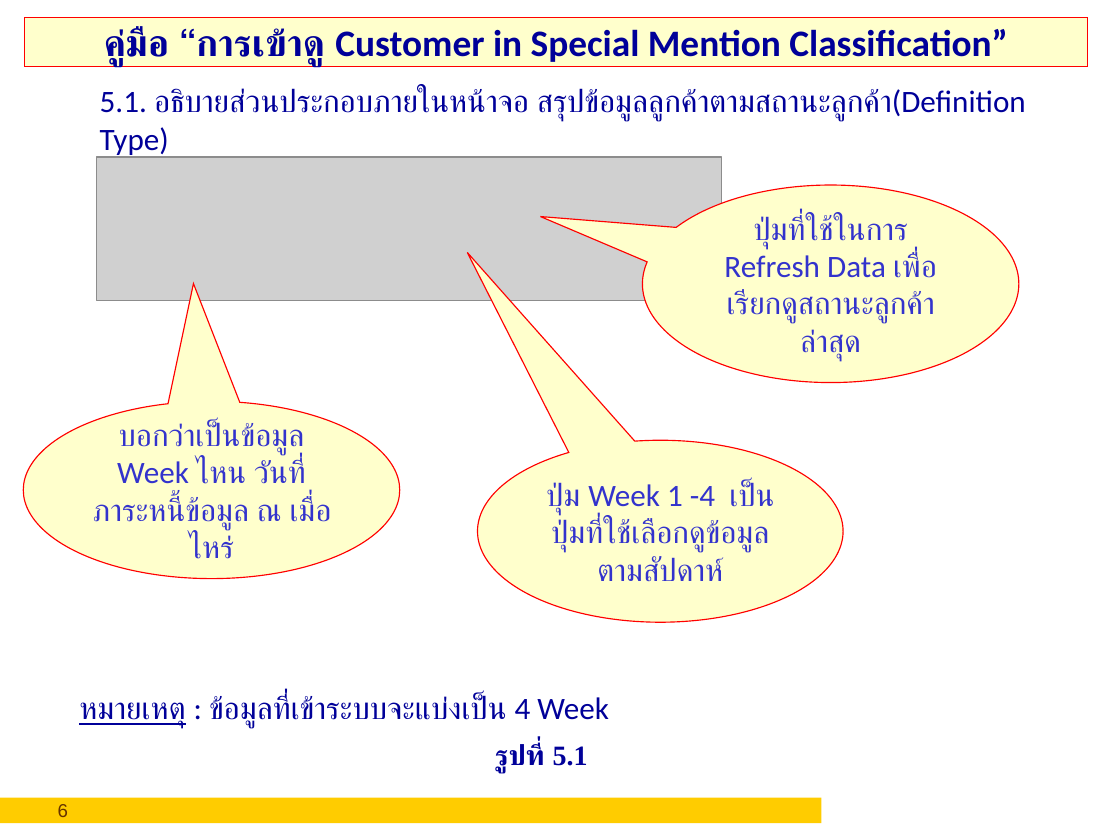
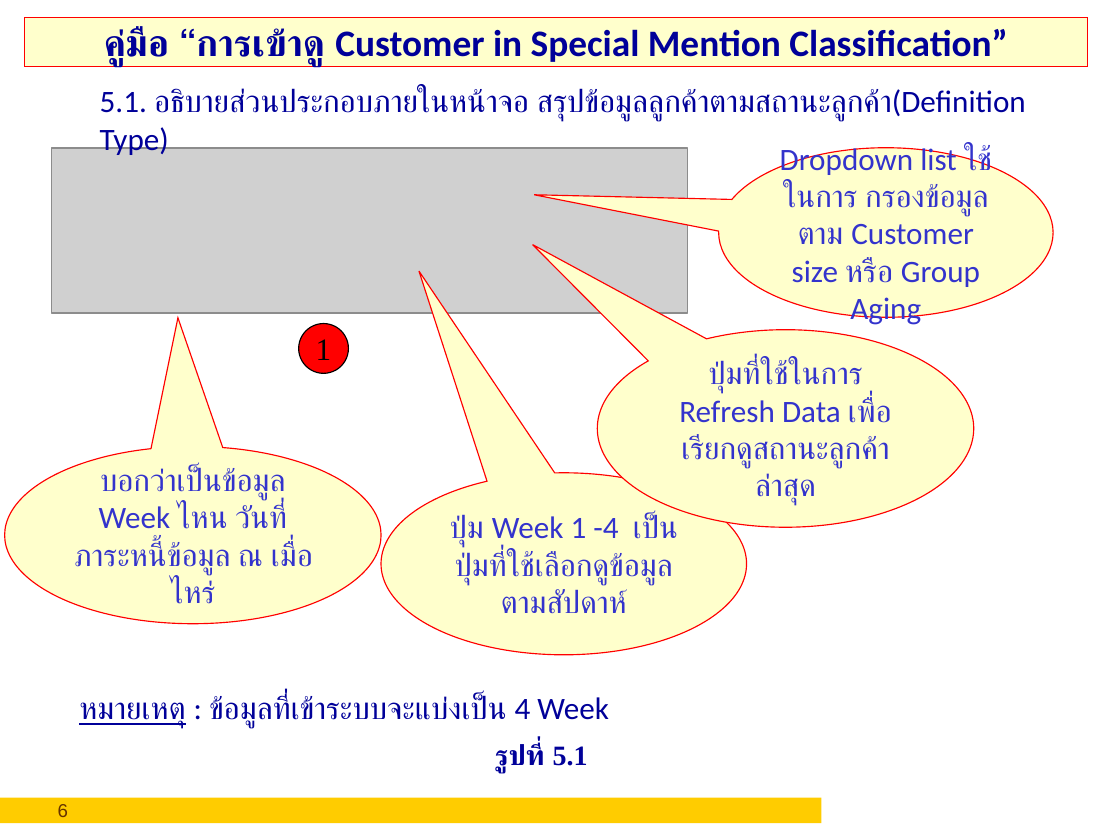
Before and after one commit to asynchronos/Special_Mention_SVN_MIGRATE, a slide deck: slide 6 of Downloads/คู่มือวิธีการกรอกSpecialMention.ppt. Drawn at 1120x840 pixels with LibreOffice and Linux fonts; fonts in the diff are those of the drawing; grey boxes stand for pictures; background and template pictures are left out. Boxes give left, top, right and bottom in pixels: in the first picture for what was removed or moved away, otherwise in the second. Text is boxed around its words. In the diff, an @@ line names an element or a change of style, - is before the commit and + after.

```diff
--- a/Downloads/คู่มือวิธีการกรอกSpecialMention.ppt
+++ b/Downloads/คู่มือวิธีการกรอกSpecialMention.ppt
@@ picture: place and size @@
-picture at bbox=[96, 157, 721, 300]
+picture at bbox=[52, 148, 688, 312]
@@ speech bubble added at bbox=[719, 148, 1054, 317], fill #FFFFCC, outline #FF0000 0.74 pt, 20 pt, text #3333CC @@
+Dropdown list ใช้ในการ กรองข้อมูล ตาม Customer size หรือ Group Aging
@@ ellipse added at bbox=[299, 324, 348, 373], fill #FF0000, outline #000000 0.74 pt, 20 pt, text #000000 @@
+1
@@ proportions changed in 3 elements at bbox=[4, 447, 381, 624], bbox=[381, 473, 746, 655], bbox=[597, 329, 973, 526] @@
@@ speech bubble "ปุ่มที่ใช้ในการ Refresh Data เพื่อเรียกดูสถานะลูกค้าล่าสุด": place and size @@
-speech bubble "ปุ่มที่ใช้ในการ Refresh Data เพื่อเรียกดูสถานะลูกค้าล่าสุด" at bbox=[643, 185, 1019, 382]
+speech bubble "ปุ่มที่ใช้ในการ Refresh Data เพื่อเรียกดูสถานะลูกค้าล่าสุด" at bbox=[597, 329, 973, 526]
@@ speech bubble "บอกว่าเป็นข้อมูล Week ไหน วันที่ภาระหนี้ข้อมูล ณ ...": place and size @@
-speech bubble "บอกว่าเป็นข้อมูล Week ไหน วันที่ภาระหนี้ข้อมูล ณ ..." at bbox=[24, 401, 400, 578]
+speech bubble "บอกว่าเป็นข้อมูล Week ไหน วันที่ภาระหนี้ข้อมูล ณ ..." at bbox=[4, 447, 381, 624]
@@ speech bubble "ปุ่ม Week 1 -4 เป็นปุ่มที่ใช้เลือกดูข้อมูลตามสัปดาห์": place and size @@
-speech bubble "ปุ่ม Week 1 -4 เป็นปุ่มที่ใช้เลือกดูข้อมูลตามสัปดาห์" at bbox=[477, 440, 842, 622]
+speech bubble "ปุ่ม Week 1 -4 เป็นปุ่มที่ใช้เลือกดูข้อมูลตามสัปดาห์" at bbox=[381, 473, 746, 655]
```
Also in this commit, not shown: 9 other slides changed, 1 slide removed.
